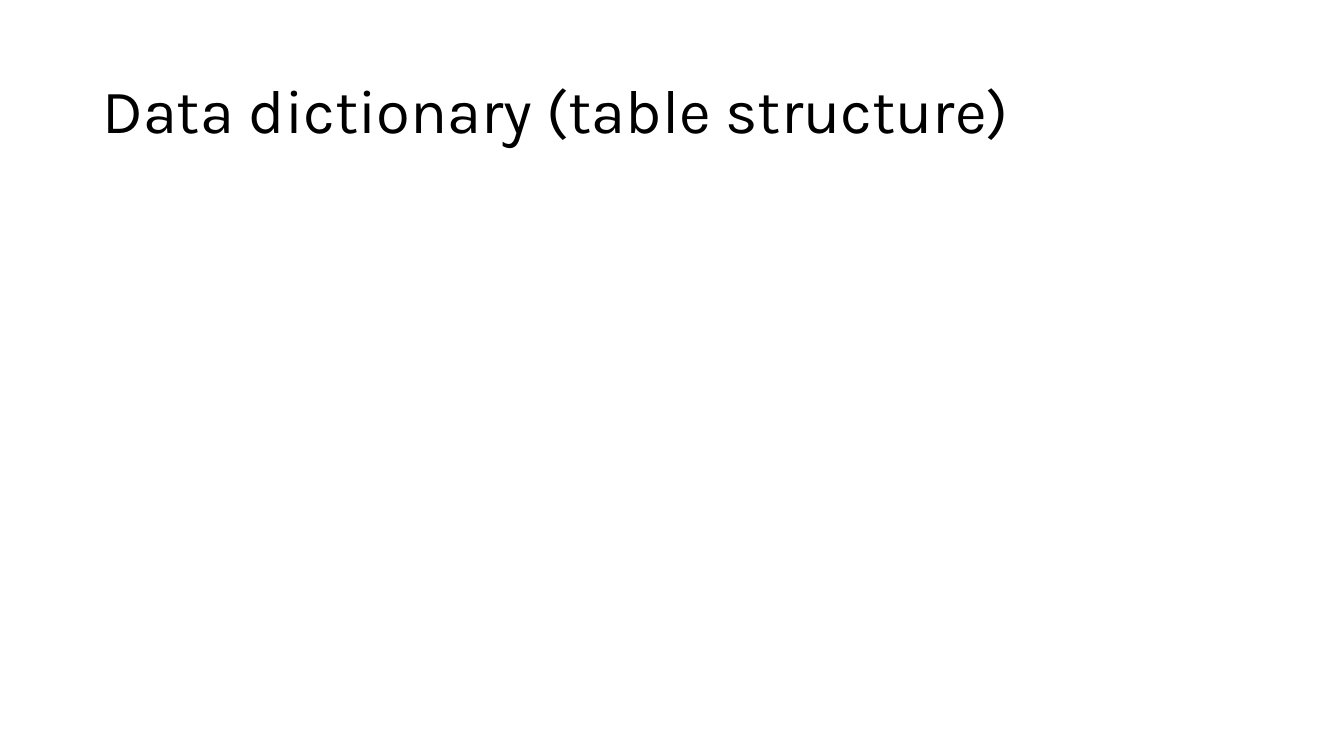
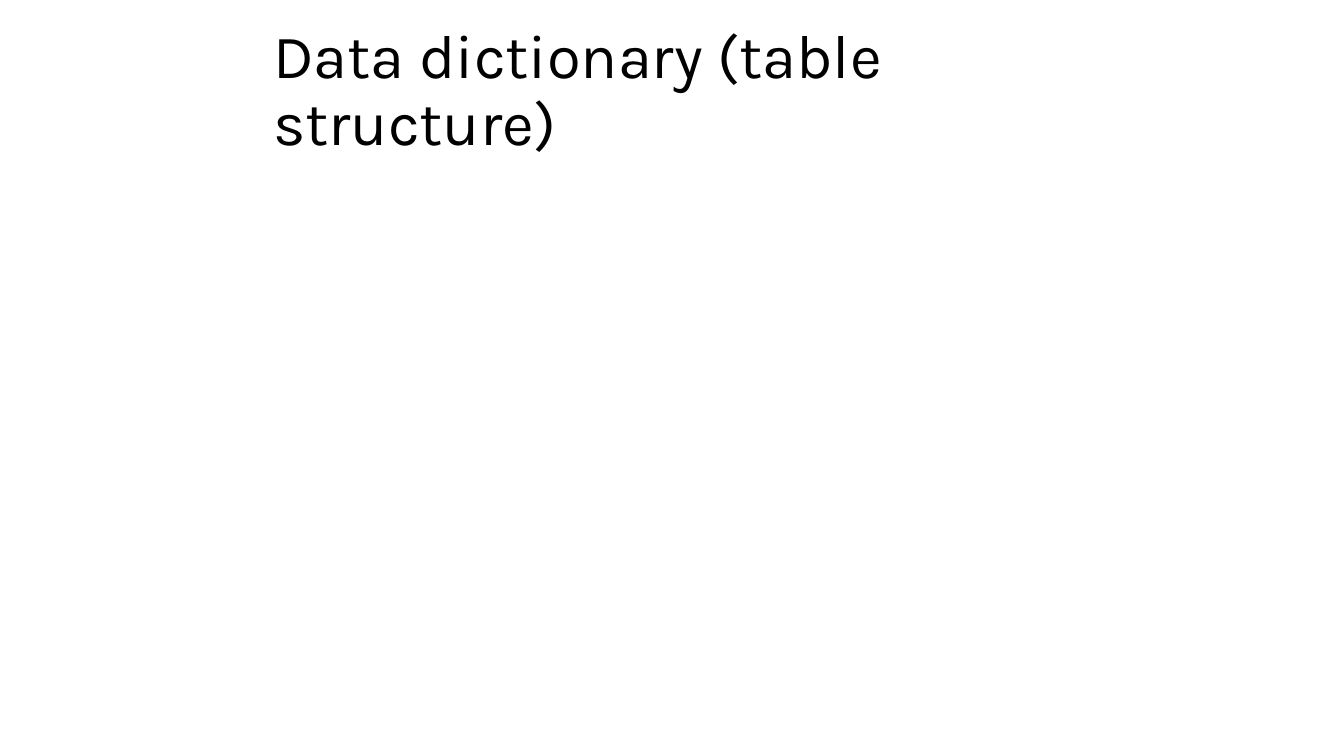
Before and after one commit to Nobodyishome1816/glowing-giggle, a slide deck: slide 5 of May23OCC/mywork/task1/design.pptx. Drawn at 1344x756 pixels with LibreOffice and Linux fonts; fonts in the diff are those of the drawing. Boxes give left, top, right and bottom in pixels: in the first picture for what was removed or moved away, otherwise in the second. Text is boxed around its words. In the diff, an @@ line names an element or a change of style, - is before the commit and + after.

```diff
--- a/May23OCC/mywork/task1/design.pptx
+++ b/May23OCC/mywork/task1/design.pptx
@@ title "Data dictionary (table structure)" rewrapped from (102,88,1009,148) to (273,33,881,152) @@
```
Also in this commit, not shown: 3 other slides changed, 2 slides added, 1 slide removed.
